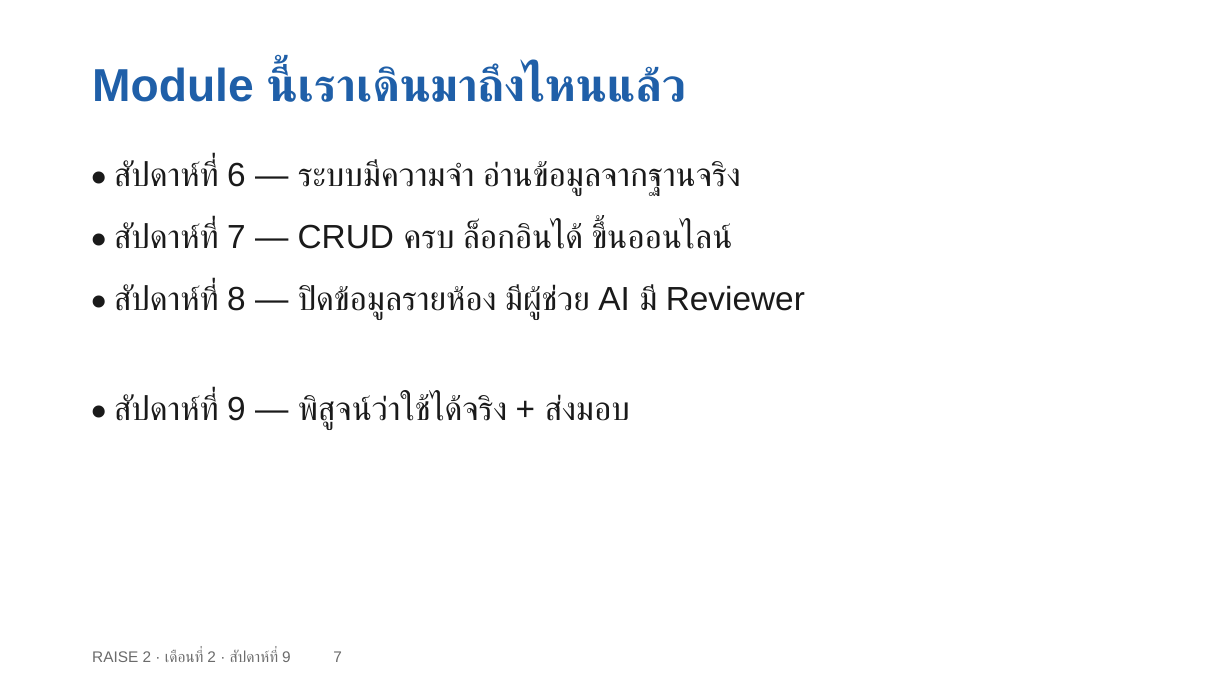
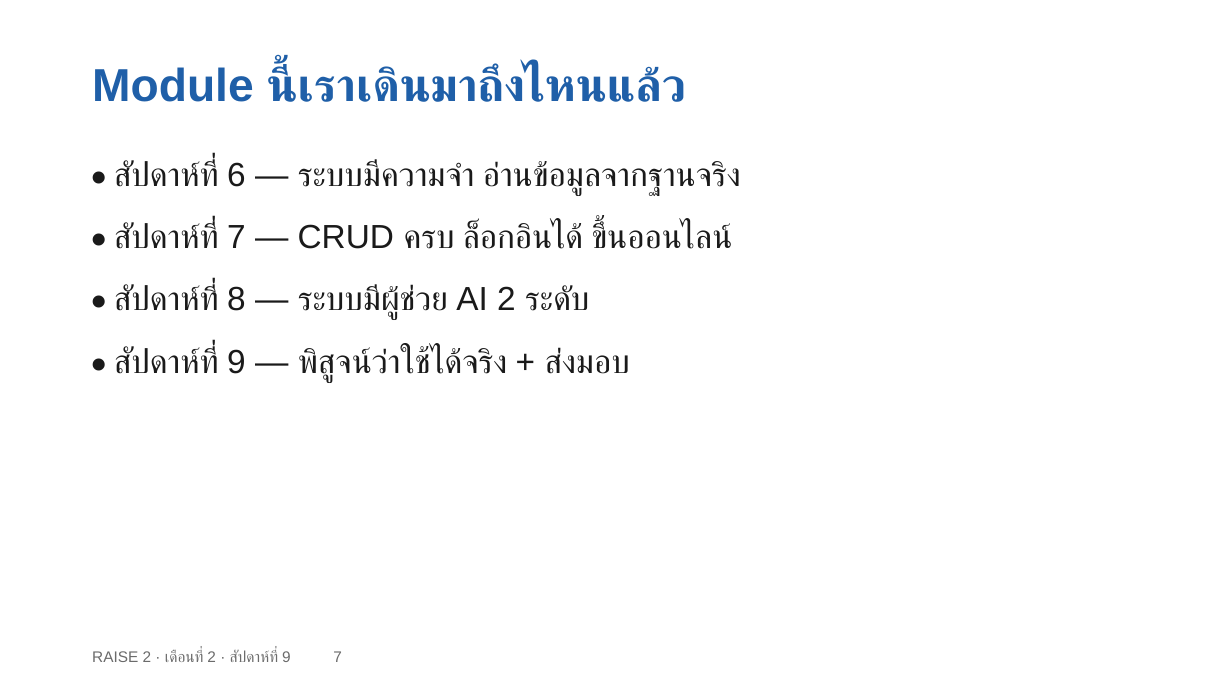
Before and after one commit to cnacha-mfu/raise2-module2, a slide deck: slide 7 of materials/week9/w9-slides.pptx. Drawn at 1232x693 pixels with LibreOffice and Linux fonts; fonts in the diff are those of the drawing. Boxes give left, top, right and bottom in pixels: in the first picture for what was removed or moved away, otherwise in the second. Text is boxed around its words. In the diff, an @@ line names an element or a change of style, - is before the commit and + after.

```diff
--- a/materials/week9/w9-slides.pptx
+++ b/materials/week9/w9-slides.pptx
@@ text at (114, 285, 589, 320): text changed @@
-• สัปดาห์ที่ 8 — ปิดข้อมูลรายห้อง มีผู้ช่วย AI มี Reviewer
+• สัปดาห์ที่ 8 — ระบบมีผู้ช่วย AI 2 ระดับ
@@ text "• สัปดาห์ที่ 9 — พิสูจน์ว่าใช้ได้จริง ...": place and size @@
-text "• สัปดาห์ที่ 9 — พิสูจน์ว่าใช้ได้จริง ..." at (114, 394, 630, 429)
+text "• สัปดาห์ที่ 9 — พิสูจน์ว่าใช้ได้จริง ..." at (114, 347, 630, 382)
```
Also in this commit, not shown: 2 other slides changed, 10 other files.
